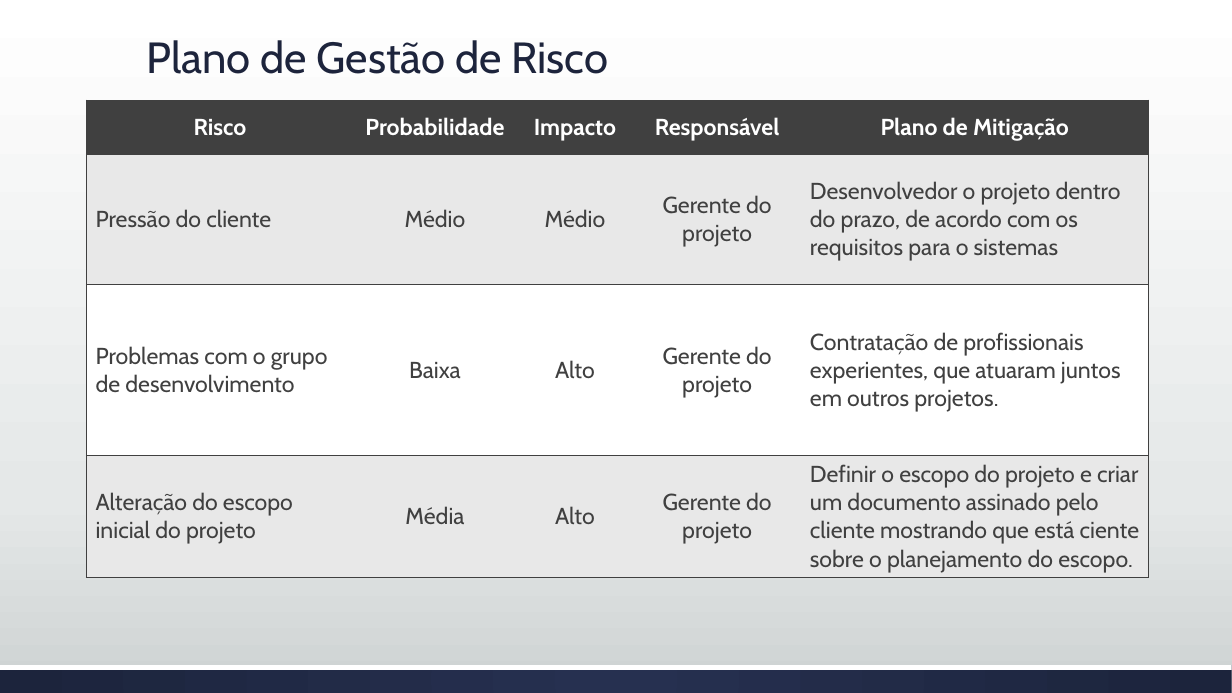
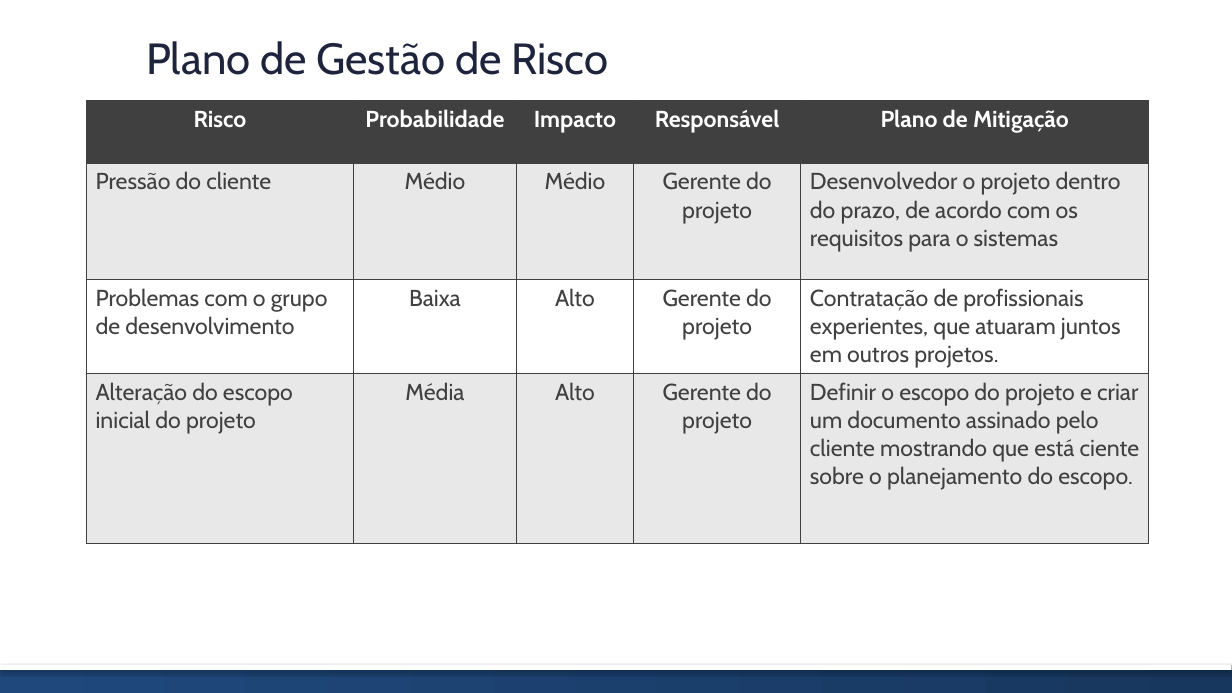
Before and after one commit to brunoedu/gestaoprojetos, a slide deck: slide 14 of Apresentação do projeto FINAL.pptx. Drawn at 1232x693 pixels with LibreOffice and Linux fonts; fonts in the diff are those of the drawing. Boxes give left, top, right and bottom in pixels: in the first picture for what was removed or moved away, otherwise in the second. Text is boxed around its words. In the diff, an @@ line names an element or a change of style, - is before the commit and + after.

```diff
--- a/Apresentação do projeto FINAL.pptx
+++ b/Apresentação do projeto FINAL.pptx
@@ background gradient #FFFFFF to #E5E8E8 to #CDD2D2 to #FFFFFF @@
@@ table at <box>86,100,1149,539</box> @@
@@ borders changed @@
@@ rectangle at <box>0,665,1232,670</box>: shadow on @@
@@ rectangle at <box>0,665,1232,693</box>: fill gradient #263050 to #1D243C to gradient #1F497D to #17375E @@
```
Also in this commit, not shown: 14 other slides changed, 1 slide added, 1 slide removed.
